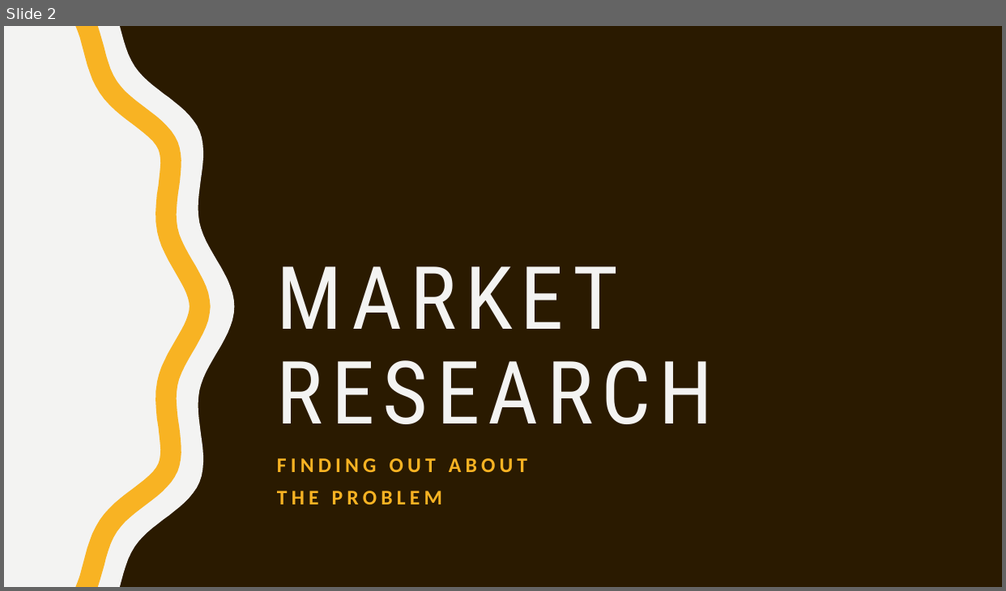
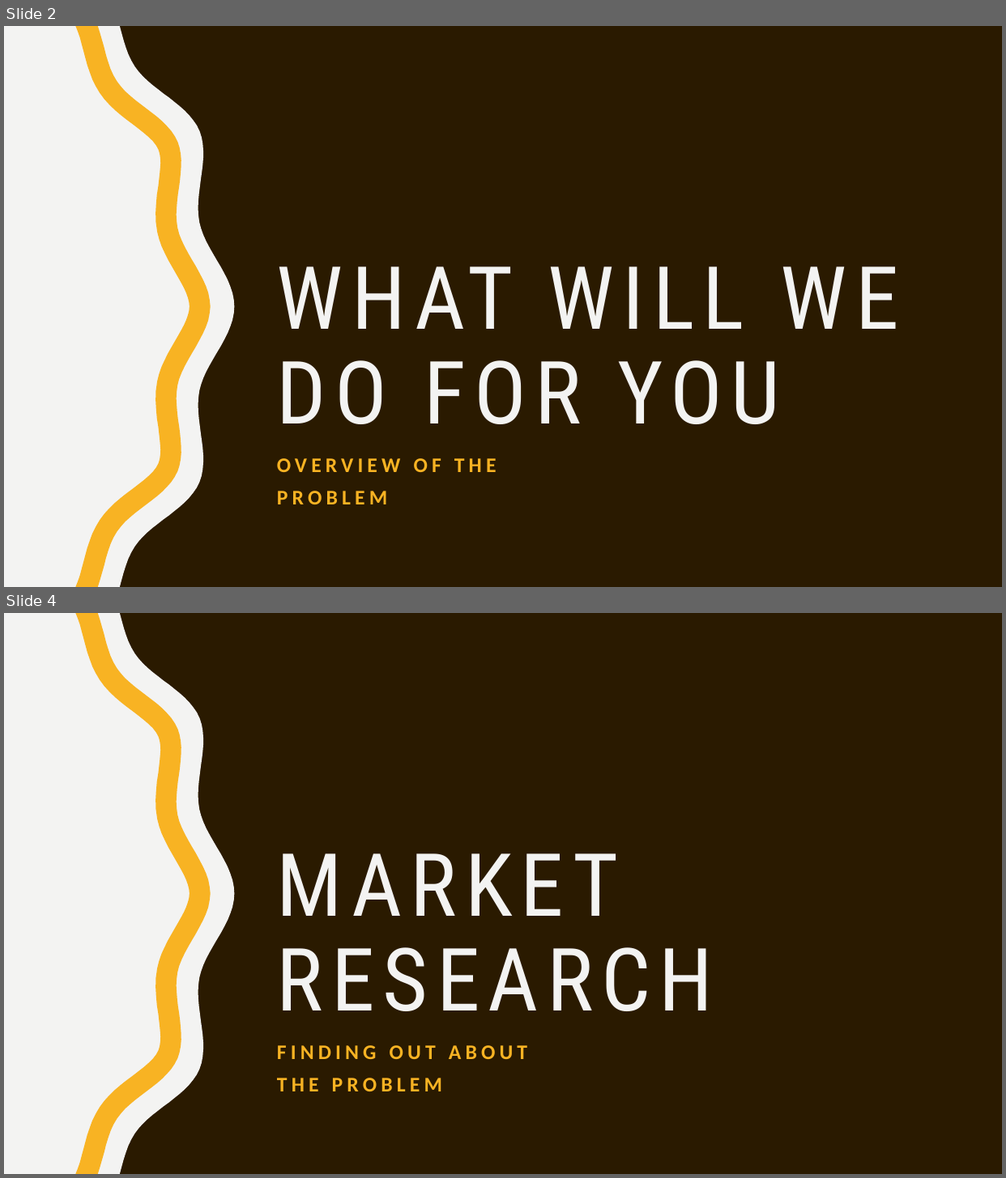
Before and after one commit to Jamiewarb/IntAgents, a slide deck: VivaSlides.pptx. Shown one above the other, each under a label of ours: slide 2 before the commit, slides 2 and 4 after it; the slides between them are not shown. The pictures are 1006x591 and 1006x1178 pixels, drawn with LibreOffice and Linux fonts; fonts in the diff are those of the drawing. Boxes give left, top, right and bottom in pixels: in the first picture for what was removed or moved away, otherwise in the second. Text is boxed around its words. In the diff, an @@ line names an element or a change of style, - is before the commit and + after.

```diff
--- a/VivaSlides.pptx
+++ b/VivaSlides.pptx
@@ slide 2 added at [4,26,1002,587], background #2A1A00; not listed: 2 template elements that a slide beside it also shows @@
@@ title added at [277,267,899,425], 84 pt, text #F3F3F2 @@
+WHAT WILL WE
+DO FOR YOU
@@ text added at [277,459,496,505], 20 pt, text #F8B323, bold @@
+OVERVIEW OF THE
+PROBLEM
@@ what was slide 2 is now slide 4 @@
```
Also in this commit, not shown: 4 slides changed, 4 other slides added.
